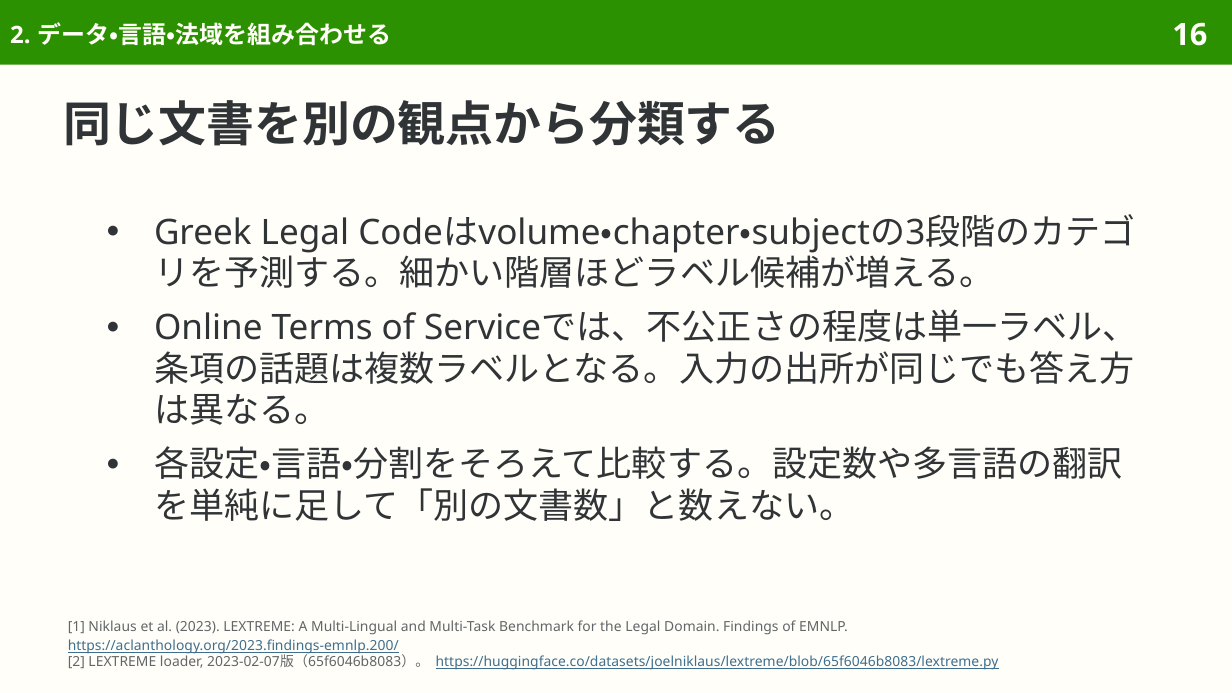
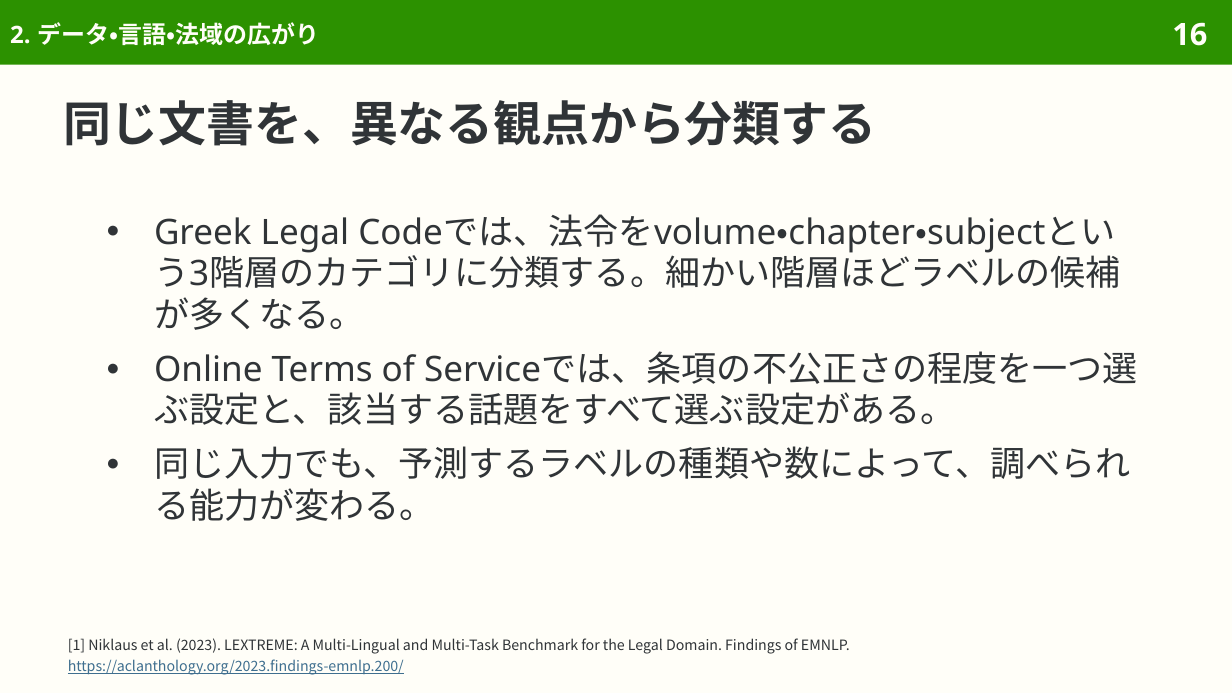
Before and after one commit to sasakiy84/datasets-in-10-minutes, a slide deck: slide 16 of slides/datasets-in-10-minutes-lextreme.pptx. Drawn at 1232x693 pixels with LibreOffice and Linux fonts; fonts in the diff are those of the drawing. Boxes give left, top, right and bottom in pixels: in the first picture for what was removed or moved away, otherwise in the second. Text is boxed around its words. In the diff, an @@ line names an element or a change of style, - is before the commit and + after.

Commit message:
Explain LEXTREME original multilingual legal datasets and evaluation

```diff
--- a/slides/datasets-in-10-minutes-lextreme.pptx
+++ b/slides/datasets-in-10-minutes-lextreme.pptx
@@ title at box(10, 22, 319, 45): text changed @@
-2. データ・言語・法域を組み合わせる
+2. データ・言語・法域の広がり
@@ title at box(63, 100, 876, 146): text changed @@
-同じ文書を別の観点から分類する
+同じ文書を、異なる観点から分類する
@@ text at box(154, 214, 1138, 521): text changed @@
-● Greek Legal Codeはvolume・chapter・subjectの3段階のカテゴリを予測する。細かい階層ほどラベル候補が増える。
-● Online Terms of Serviceでは、不公正さの程度は単一ラベル、条項の話題は複数ラベルとなる。入力の出所が同じでも答え方は異なる。
-● 各設定・言語・分割をそろえて比較する。設定数や多言語の翻訳を単純に足して「別の文書数」と数えない。
+● Greek Legal Codeでは、法令をvolume・chapter・subjectという3階層のカテゴリに分類する。細かい階層ほどラベルの候補が多くなる。
+● Online Terms of Serviceでは、条項の不公正さの程度を一つ選ぶ設定と、該当する話題をすべて選ぶ設定がある。
+● 同じ入力でも、予測するラベルの種類や数によって、調べられる能力が変わる。
@@ text at box(68, 653, 999, 670): paragraph removed @@
-[2] LEXTREME loader, 2023-02-07版（65f6046b8083）。 https://huggingface.co/datasets/joelniklaus/lextreme/blob/65f6046b8083/lextreme.py
@@ text "[1] Niklaus et al. (2023). ...": place and size @@
-text "[1] Niklaus et al. (2023). ..." at box(68, 620, 999, 670)
+text "[1] Niklaus et al. (2023). ..." at box(68, 638, 850, 675)
@@ text "[1] Niklaus et al. (2023). ..." at box(68, 638, 850, 675): size 8.1 to 8.3 pt, font Noto Sans to Noto Sans CJK JP; text colour #626669 to #303437 in "[1] Niklaus et al. (2023). LEXTREME: A ..."; line spacing 9.4pt to 12pt; less space between paragraphs @@
```
Also in this commit, not shown: 46 other slides changed, 8 slides removed, 42 other files.
